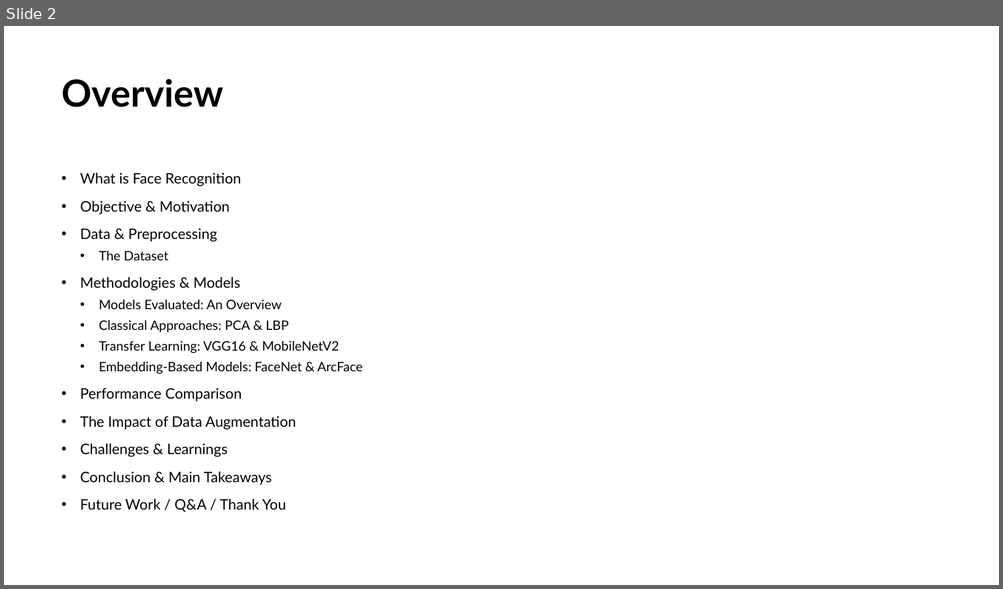
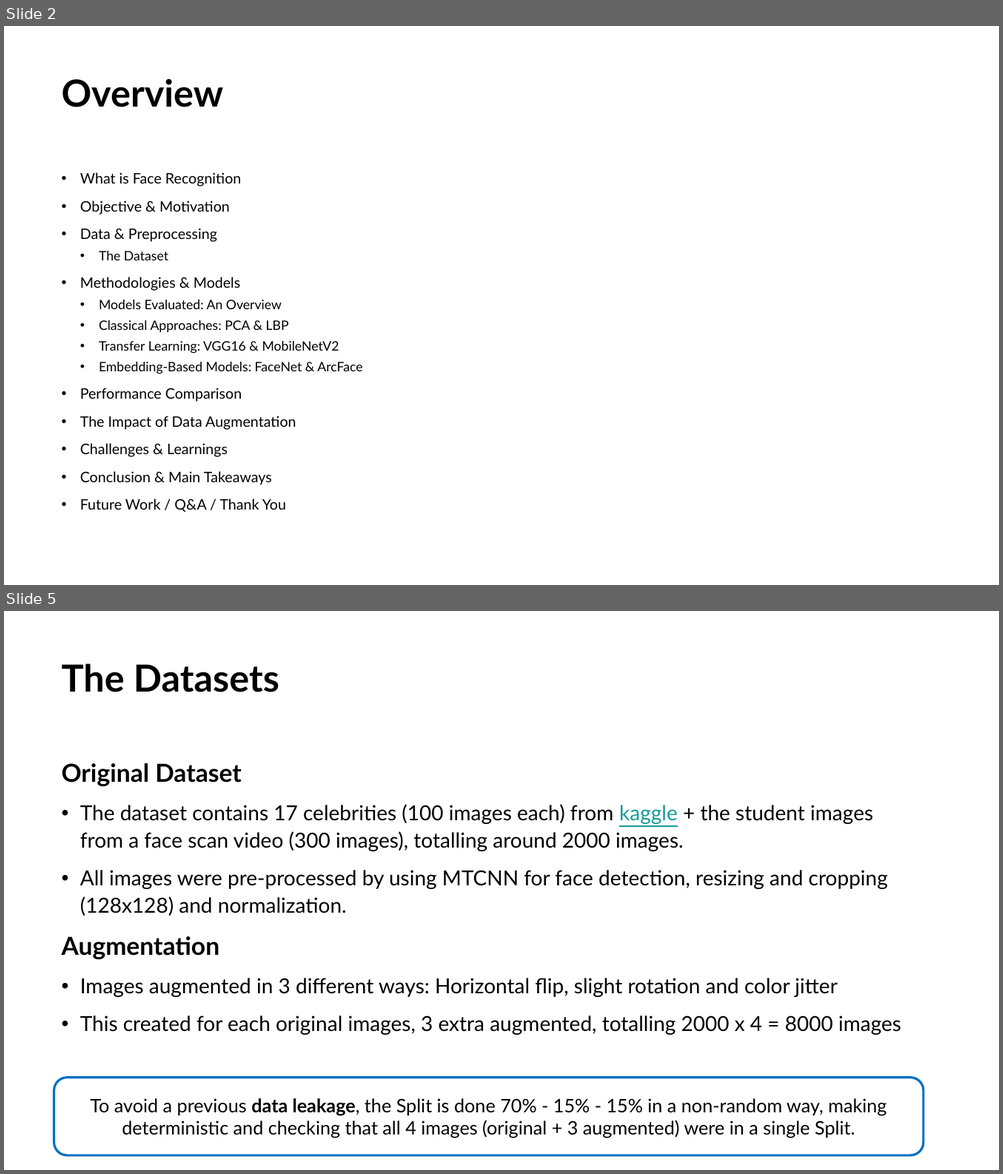
Before and after one commit to JackGraymer/Face-Recognition, a slide deck: Face Reconition Presentation_v2.pptx. Shown one above the other, each under a label of ours: slide 2 before the commit, slides 2 and 5 after it; the slides between them are not shown. The pictures are 1003x589 and 1003x1174 pixels, drawn with LibreOffice and Linux fonts; fonts in the diff are those of the drawing. Boxes give left, top, right and bottom in pixels: in the first picture for what was removed or moved away, otherwise in the second. Text is boxed around its words. In the diff, an @@ line names an element or a change of style, - is before the commit and + after.

```diff
--- a/Face Reconition Presentation_v2.pptx
+++ b/Face Reconition Presentation_v2.pptx
@@ slide 5 added at <box>4,611,999,1170</box>, background #FFFFFF @@
@@ title added at <box>62,664,279,692</box>, 36 pt, text #000000, bold @@
+The Datasets
@@ text added at <box>62,763,901,1035</box>, 20 pt, text #000000 @@
+Original Dataset
+• The dataset contains 17 celebrities (100 images each) from kaggle + the student images from a face scan video (300 images), totalling around 2000 images.
+• All images were pre-processed by using MTCNN for face detection, resizing and cropping (128x128) and normalization.
+Augmentation
+• Images augmented in 3 different ways: Horizontal flip, slight rotation and color jitter
+• This created for each original images, 3 extra augmented, totalling 2000 x 4 = 8000 images
@@ rounded rectangle added at <box>54,1078,923,1156</box>, fill #FFFFFF, outline #0070C0 2.25 pt, 18 pt, text #000000 @@
+To avoid a previous data leakage, the Split is done 70% - 15% - 15% in a non-random way, making deterministic and checking that all 4 images (original + 3 augmented) were in a single Split.
```
Also in this commit, not shown: 11 other slides added, 1 other file.
